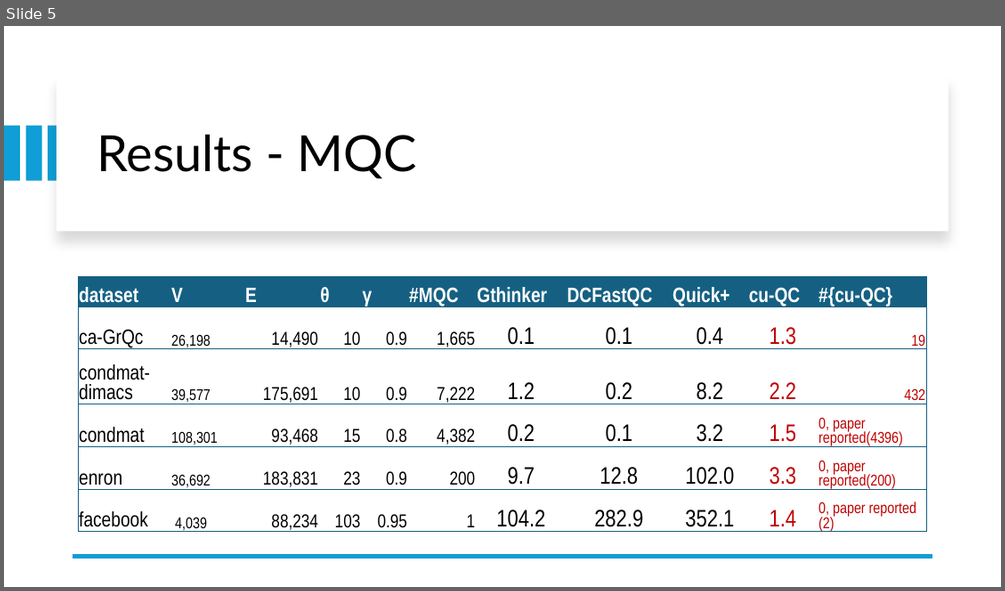
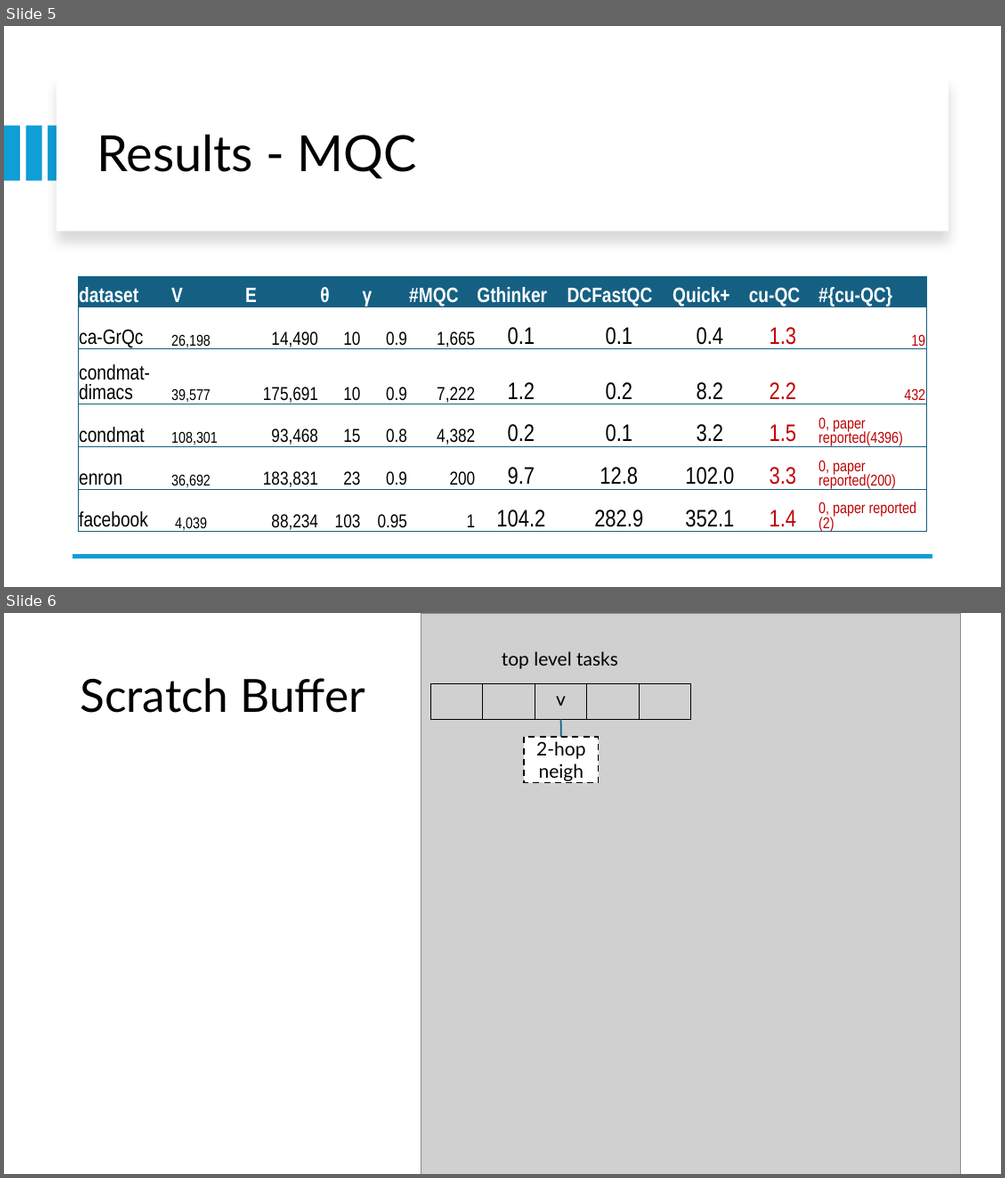
Before and after one commit to akhlaqueak/G-ThinkerCG, a slide deck: revision.pptx. Shown one above the other, each under a label of ours: slide 5 before the commit, slides 5 and 6 after it. The pictures are 1005x591 and 1005x1178 pixels, drawn with LibreOffice and Linux fonts; fonts in the diff are those of the drawing; grey boxes stand for pictures. Boxes give left, top, right and bottom in pixels: in the first picture for what was removed or moved away, otherwise in the second. Text is boxed around its words. In the diff, an @@ line names an element or a change of style, - is before the commit and + after.

```diff
--- a/revision.pptx
+++ b/revision.pptx
@@ slide 6 added at bbox=[4, 613, 1001, 1174], background #FFFFFF @@
@@ picture added at bbox=[421, 613, 961, 1174] @@
@@ text added at bbox=[502, 651, 618, 669], 18 pt, text #000000 @@
+top level tasks
@@ title added at bbox=[80, 678, 365, 713], 44 pt, text #000000 @@
+Scratch Buffer
@@ table added at bbox=[431, 683, 693, 719], 1 rows, 5 columns @@
+ |  | v |  | 
@@ line added from (561, 719) to (561, 737), #156082 1.5 pt @@
@@ rectangle added at bbox=[524, 737, 598, 783], fill #FFFFFF, outline #000000 1.5 pt dashed, 18 pt, text #000000 @@
+2-hop neigh
```
Also in this commit, not shown: 7 other slides added, 1 slide removed, 31 other files.
